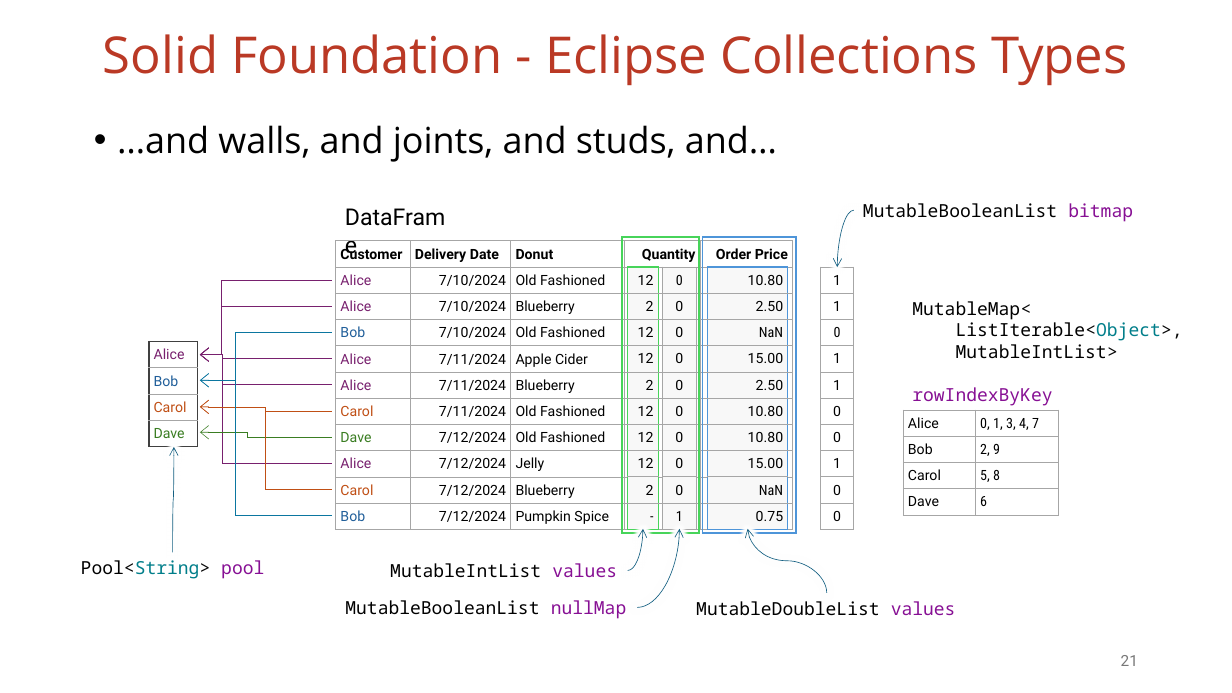
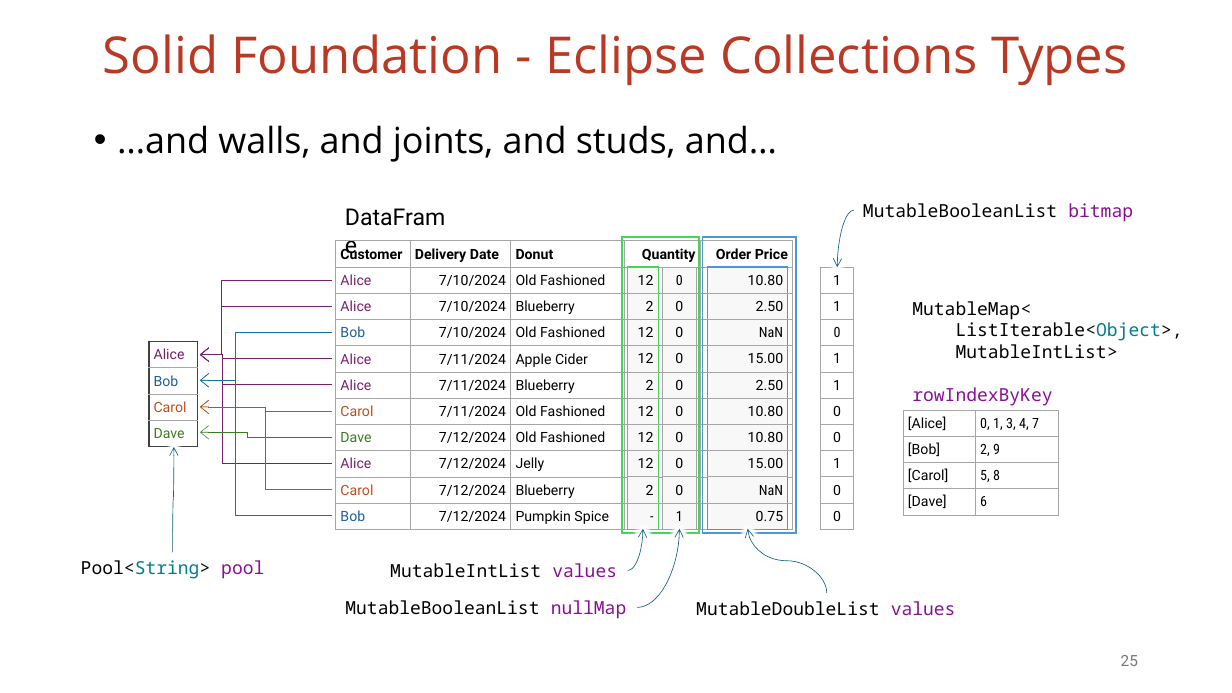
Before and after one commit to vmzakharov/missing-dataframe-talk, a slide deck: slide 25 of presentation/Missing_Dataframe_Long.pptx (slide 21 before the commit). Drawn at 1232x693 pixels with LibreOffice and Linux fonts; fonts in the diff are those of the drawing. Boxes give left, top, right and bottom in pixels: in the first picture for what was removed or moved away, otherwise in the second. Text is boxed around its words. In the diff, an @@ line names an element or a change of style, - is before the commit and + after.

```diff
--- a/presentation/Missing_Dataframe_Long.pptx
+++ b/presentation/Missing_Dataframe_Long.pptx
@@ table at bbox=[904, 410, 1059, 515] @@
-row 1, column 1: Alice
+row 1, column 1: [Alice]
-row 2, column 1: Bob
+row 2, column 1: [Bob]
-row 3, column 1: Carol
+row 3, column 1: [Carol]
-row 4, column 1: Dave
+row 4, column 1: [Dave]
@@ page number at bbox=[1121, 655, 1138, 666]: text changed @@
-21
+25
```
Also in this commit, not shown: 2 other slides changed, 7 slides added, 1 other file.
